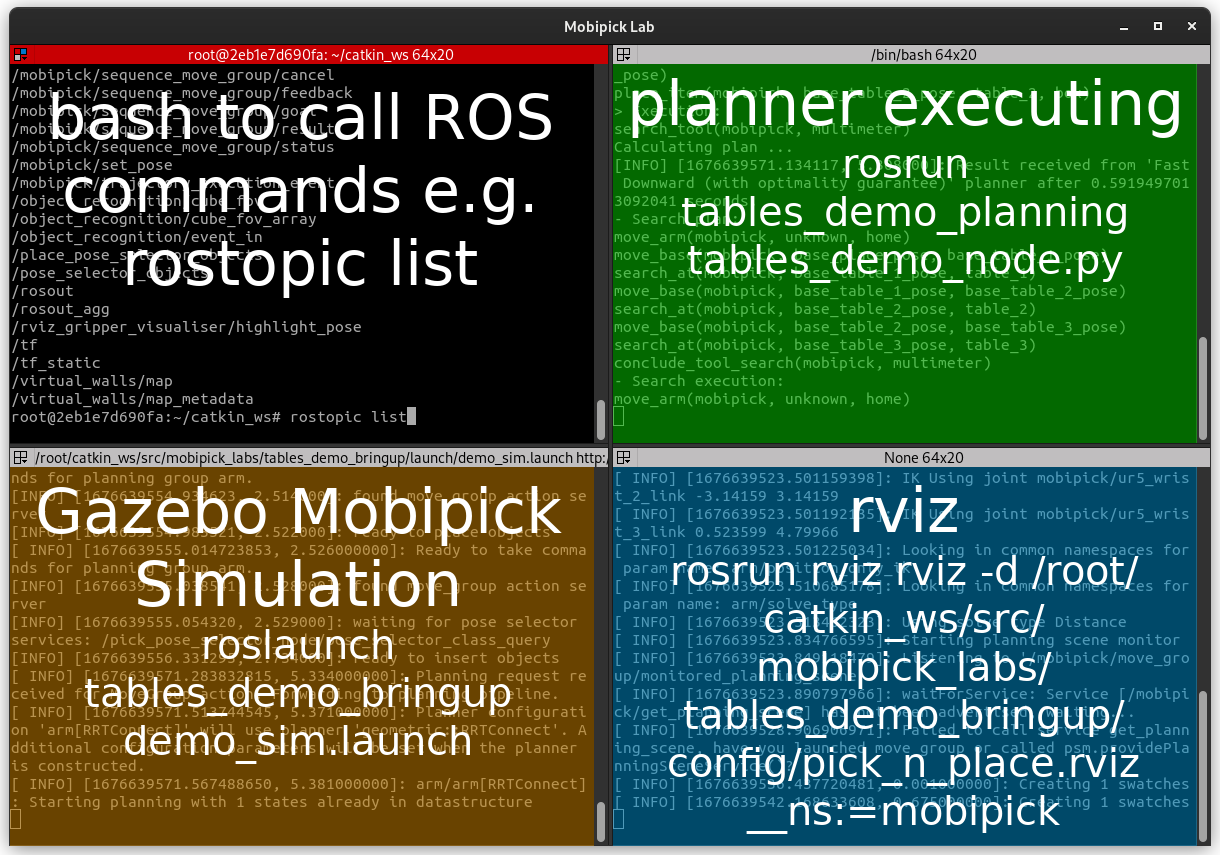
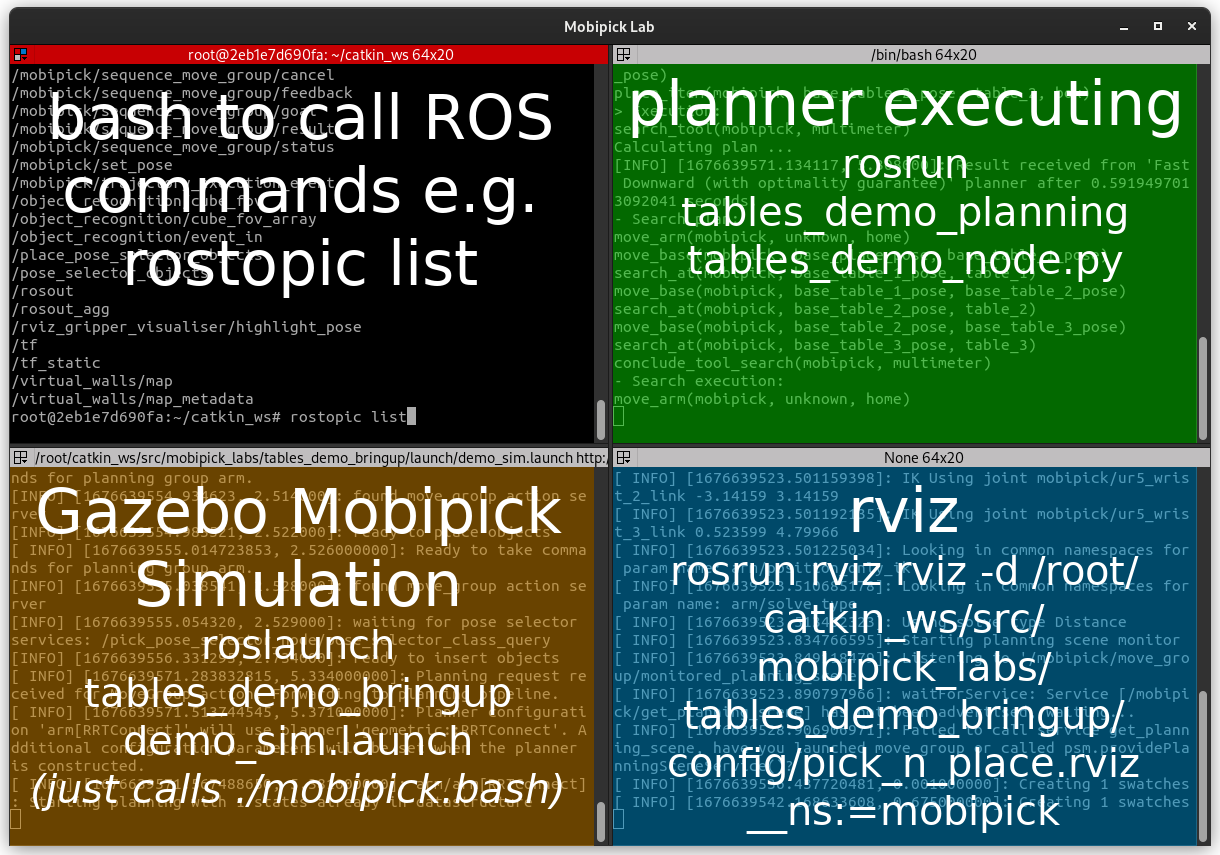
Layered file, before and after one edit (1220 x 855). Changes by layer:
painted on "Gazebo Mobipick Simulation ..." over [33, 773, 562, 811]
